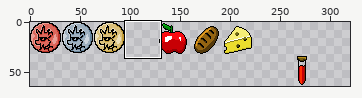
Edited in one commit: sprite sheet (media/items.png). The picture above shows the old version from afar; the outline marks the close-up.
Close-up. As it was:
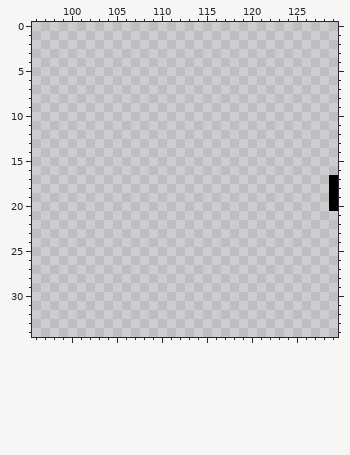
The file is 320x64 pixels. Pixels under 10% opacity are left out. Colours within 5 levels of each other are drawn and written as one. Shown: x 96..129, y 0..34. The old version is drawn lined up with the new one. The commit also changed other parts of the picture, which this record leaves out.
After:
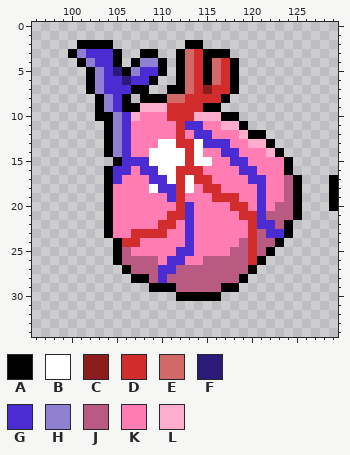
Palette (. is transparent): A #000000  B #ffffff  C #8b1d1d  D #d22c2c  E #d26969  F #2c1a7a  G #4b2cd2  H #9080d2  J #b85a81  K #ff7db3  L #ffadcf
From old to new:
drawings rearranged on the sheet (the old picture shows each at its new place; 1 dropped ones are not shown)
Changed rows in their new state; - is an unchanged pixel.
first column x 100:
 2 -AAAA--------AA-----------
 3 AHGGGA--AA--AEDAAA--------
 4 -AHGGA-AHHA-AEDAEDA-------
 5 --AHGFAHGGA-AEDAEDA-------
 6 --AHGGFGGA--AEDAEDA-------
 7 --AHGGGAA--AAEDCDDA-------
 8 ---AHGA-AAAEEDDDDA--------
 9 ---AHGAALLLDDDDAA---------
10 ---AAHGLKKKDDDLLLAA-------
11 ----AHGKKKKKDGGKKLLA------
12 ----AHGKKKKKDKGGKKKLAA----
13 ----AHGKKKBBDDBGGGKKLLA---
14 ----AHGKKBBBBDBKKGGKKKLA--
15 -----AGGGBBBBDBBKKGGKKKKA-
16 ----AGGKGGBBDDDKKKKGGKKKA-
17 ----AGKKKGGBDBDDKKKKGGKKJA
18 ----AKKKKBGGDBKDDKKKKGKKJA
19 ----AKKKKKKGDKKKDDDKKGKKJA
20 ----AKKKKKKKDGKKKKDDKGKJJA
21 ----AKKKKKKDDGKKKKKDDGJJJA
22 ----AKKKKKDDKGKKKKKKDGGJA-
23 ----AKKDDDDKKGKKKKKKDJGGA-
24 -----ADDKKKKKGKKKKKJDJJA--
25 -----AJKKKKKGGKKKKJJDJA---
26 -----AJJJJKGGKKJJJJJDA----
27 ------AJJJGGJJJJJJJJA-----
28 -------AAJGJJJJJJJJA------
29 ---------AAAJJJJJAA-------
30 ------------AAAAA---------
